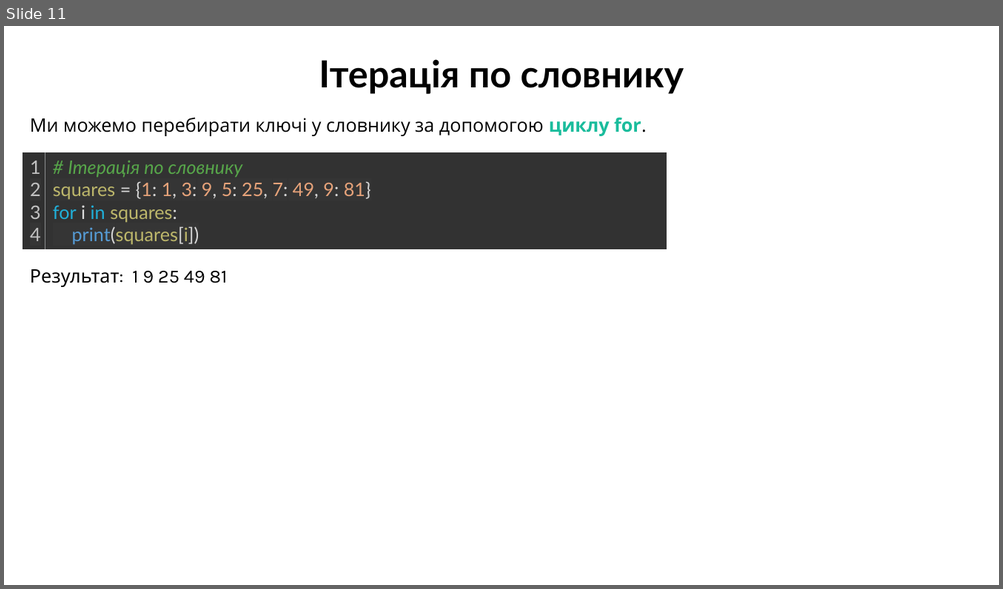
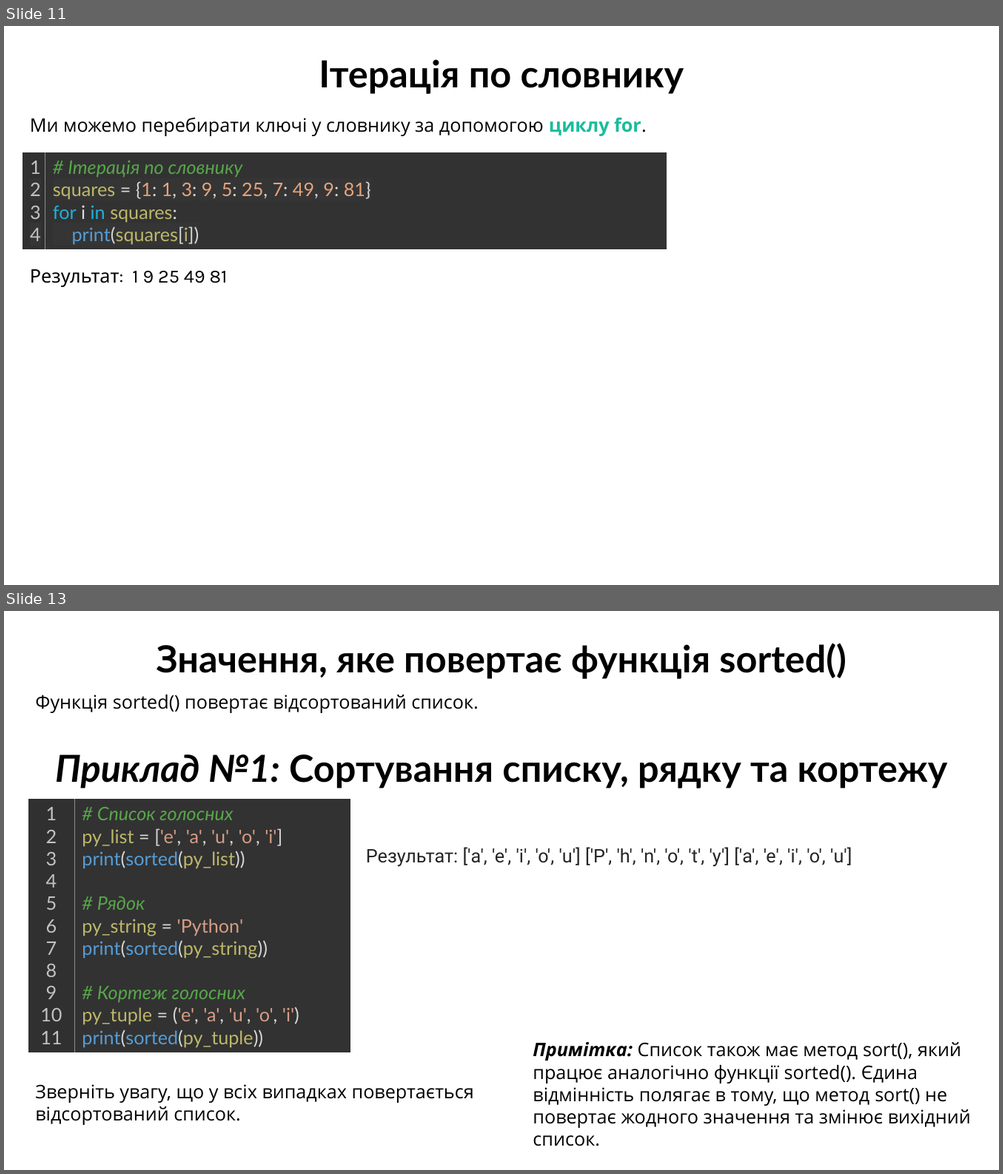
Before and after one commit to arg3ntuum/PythonCourse, a slide deck: Python Урок 12 Словники.pptx. Shown one above the other, each under a label of ours: slide 11 before the commit, slides 11 and 13 after it; the slides between them are not shown. The pictures are 1003x589 and 1003x1174 pixels, drawn with LibreOffice and Linux fonts; fonts in the diff are those of the drawing. Boxes give left, top, right and bottom in pixels: in the first picture for what was removed or moved away, otherwise in the second. Text is boxed around its words. In the diff, an @@ line names an element or a change of style, - is before the commit and + after.

```diff
--- a/Python Урок 12 Словники.pptx
+++ b/Python Урок 12 Словники.pptx
@@ slide 13 added at (x1=4, y1=611, x2=999, y2=1170), background #FFFFFF @@
@@ text added at (x1=156, y1=643, x2=846, y2=679), 36 pt, text #000000, bold @@
+Значення, яке повертає функція sorted()
@@ text added at (x1=35, y1=695, x2=478, y2=713), 18 pt, text #000000 @@
+Функція sorted() повертає відсортований список.
@@ text added at (x1=55, y1=755, x2=948, y2=788), 36 pt, text #000000, bold @@
+Приклад №1: Сортування списку, рядку та кортежу
@@ table added at (x1=28, y1=799, x2=350, y2=1053), 1 rows, 2 columns @@
+1 / 2 / 3 / 4 / 5 / 6 / 7 / 8 / 9 / 10 / 11 | # Список голосних / py_list = ['e', 'a', 'u', 'o', 'i'] / print(sorted(py_list)) / # Рядок / py_string = 'Python' / print(sorted(py_string)) / # Кортеж голосних / py_tuple = ('e', 'a', 'u', 'o', 'i') / print(sorted(py_tuple))
@@ text added at (x1=366, y1=847, x2=851, y2=867), 18 pt, text #252525 @@
+Результат: ['a', 'e', 'i', 'o', 'u'] ['P', 'h', 'n', 'o', 't', 'y'] ['a', 'e', 'i', 'o', 'u']
@@ text added at (x1=532, y1=1042, x2=970, y2=1147), 18 pt, text #000000 @@
+Примітка: Список також має метод sort(), який працює аналогічно функції sorted(). Єдина відмінність полягає в тому, що метод sort() не повертає жодного значення та змінює вихідний список.
@@ text added at (x1=35, y1=1085, x2=474, y2=1125), 18 pt, text #000000 @@
+Зверніть увагу, що у всіх випадках повертається відсортований список.
```
Also in this commit, not shown: 7 other slides added, 6 other files.
